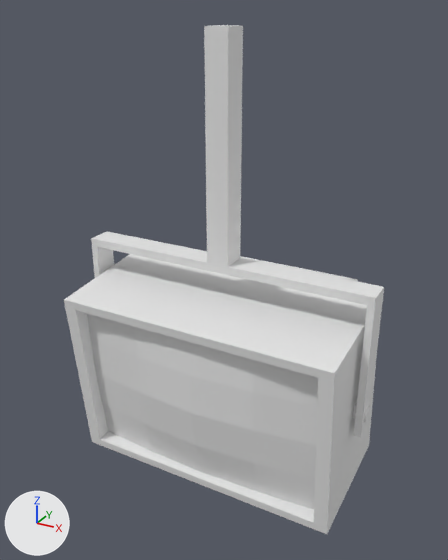
What one commit did to the FBX model Content/_Game/Assets/Props/hanging_tv/SM_hanging_tv.fbx.
Before and after are seen from a camera (50 mm lens) standing at (0.725, -1.317, 0.038) and looking at (-0.032, 0.058, -0.65). Every picture has the same lights, and +X, +Y and +Z are marked at lower left.

Names of what the first picture shows: 'hanging_tv'.
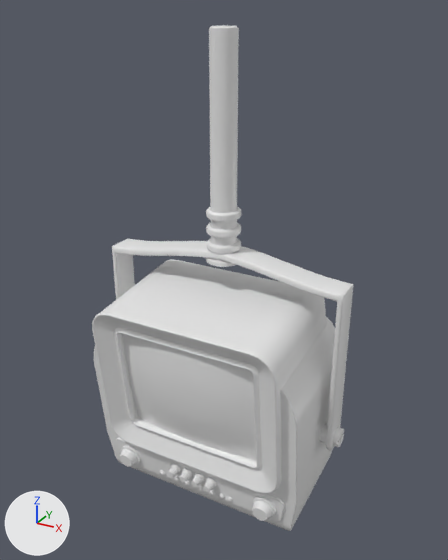
Edits to the bpy script that builds the scene:
```text
Add mat_material:
    mat_material = principled_material('Material')
    mat_material.base_color = (0.8, 0.8, 0.8)  # white #e7e7e7
    mat_material.roughness = 0.4
Change me_cube_005:
    used by ob_hanging_tv; location = (0.0, 0.0, 0.0)
    remove me_cube_005.from_pydata(...)  # 209 vertices, 137 faces; spans x -0.417..0.417, y -0.2..0.415, z -1.189..0.0
    add me_cube_005.from_pydata(...)  # 6248 vertices, 5434 faces; spans x -0.078..0.327, y -0.353..0.353, z -1.238..0.003
    me_cube_005 part 1: the loose piece of 45 vertices spanning x -0.382..0.382, y -0.2..0.415, z -1.189..-0.647 is rebuilt with 409 vertices and now spans x -0.078..0.315, y -0.302..0.302, z -1.238..-0.632, in mat_material (white #e7e7e7)
    me_cube_005 part 2: the loose piece of 64 vertices spanning x 0.372..0.417, y -0.022..0.022, z -0.925..-0.881 is deleted
    me_cube_005 part 3: 36 vertices removed from x -0.412..0.412, y -0.035..0.035, z -0.953..0.0; 5839 vertices added at x -0.033..0.327, y -0.353..0.353, z -1.17..0.003
    me_cube_005 part 4: the surface is now shaded smooth
    add me_cube_005.materials.append(mat_material)  # white #e7e7e7
Change ob_hanging_tv:
    ob_hanging_tv.rotation_euler: (0.0, 0.0, 0.0) -> (0.0, 0.113, -1.571)  # degrees (0, 0, 0) -> degrees (0, 6.5, -90)
```

Where the change shows, as pixel boxes (x1, y1, x2, y2) in the pictures (448 x 560 px):
'hanging_tv', reshaped, turned
    before: (64, 25, 384, 534)
    after: (92, 25, 354, 531)
part 1 of me_cube_005, rebuilt (22% narrower)
    before: (64, 254, 377, 534)
    after: (92, 259, 335, 531)
part 2 of me_cube_005, deleted
    before: (352, 402, 371, 423)
part 3 of me_cube_005, built on
    before: (91, 25, 384, 438)
    after: (112, 25, 354, 521)
